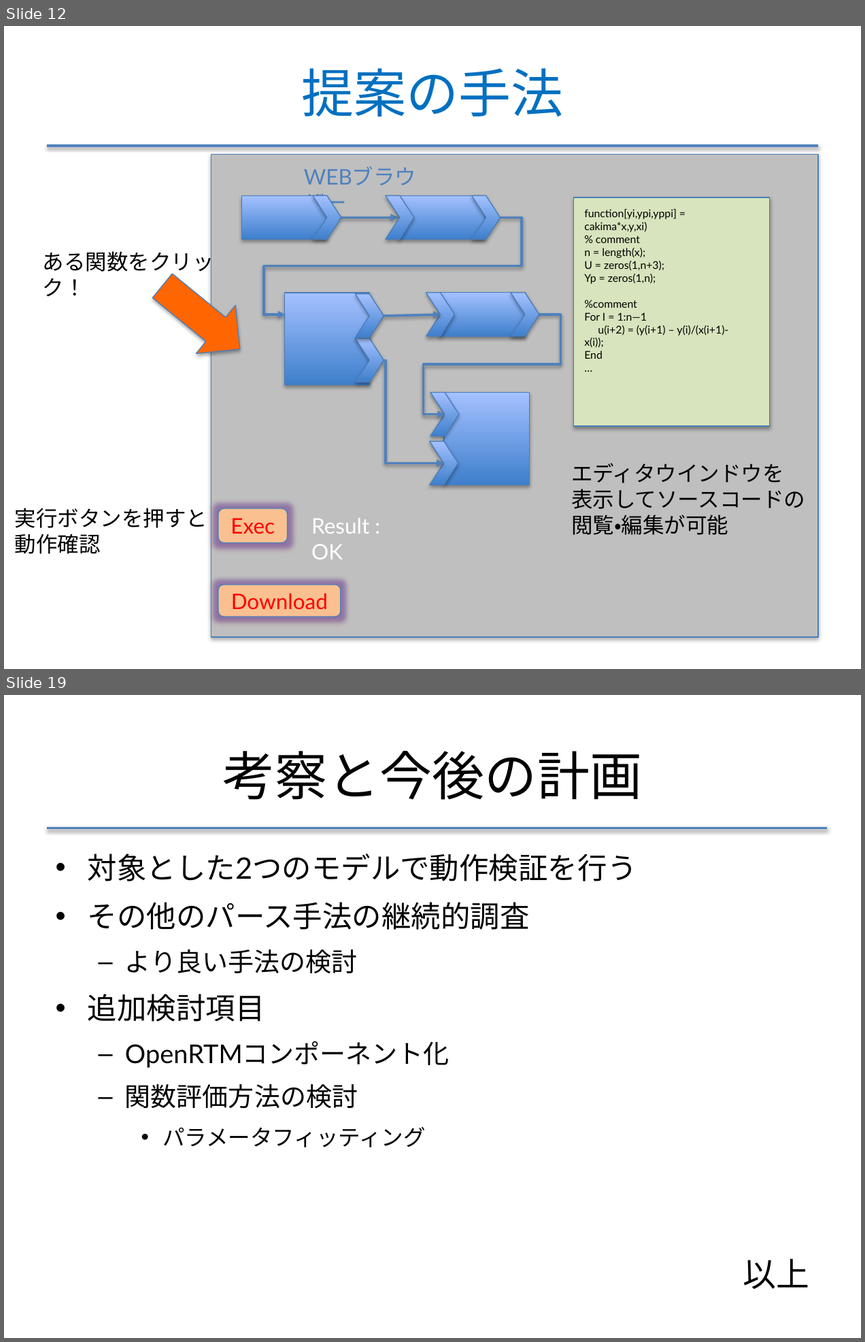
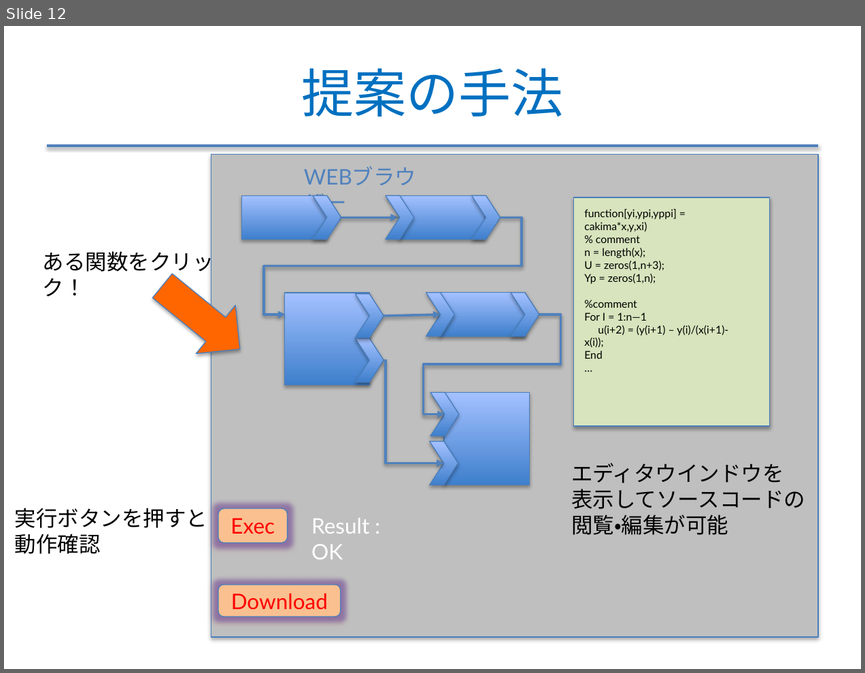
Before and after one commit to f-akazawa/akaz_uecdevelop, a slide deck: doc/中間発表資料.pptx. Shown one above the other, each under a label of ours: slides 12 and 19 before the commit, slide 12 after it; the slides between them are not shown. The pictures are 865x1342 and 865x673 pixels, drawn with LibreOffice and Linux fonts; fonts in the diff are those of the drawing. Boxes give left, top, right and bottom in pixels: in the first picture for what was removed or moved away, otherwise in the second. Text is boxed around its words. In the diff, an @@ line names an element or a change of style, - is before the commit and + after.

Commit message:
練習1回目に向けてスライド追加と修正

```diff
--- a/doc/中間発表資料.pptx
+++ b/doc/中間発表資料.pptx
@@ slide 19 removed at [4, 695, 861, 1338], background #FFFFFF @@
@@ title removed at [223, 751, 642, 800] @@
-考察と今後の計画
@@ line removed from (47, 828) to (827, 828) @@
@@ text removed at [88, 853, 637, 1147] @@
-• 対象とした2つのモデルで動作検証を行う
-• その他のパース手法の継続的調査
-  – より良い手法の検討
-• 追加検討項目
-  – OpenRTMコンポーネント化
-  – 関数評価方法の検討
-    • パラメータフィッティング
-以上
```
Also in this commit, not shown: 11 slides changed, 3 slides added.
